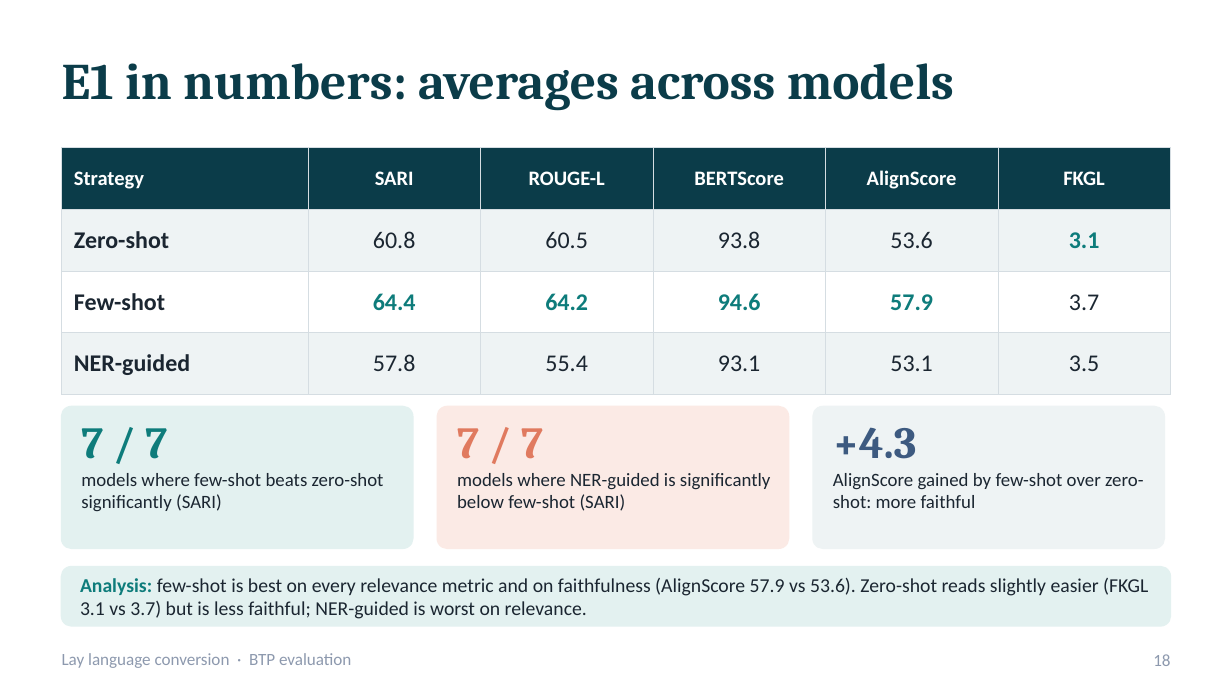
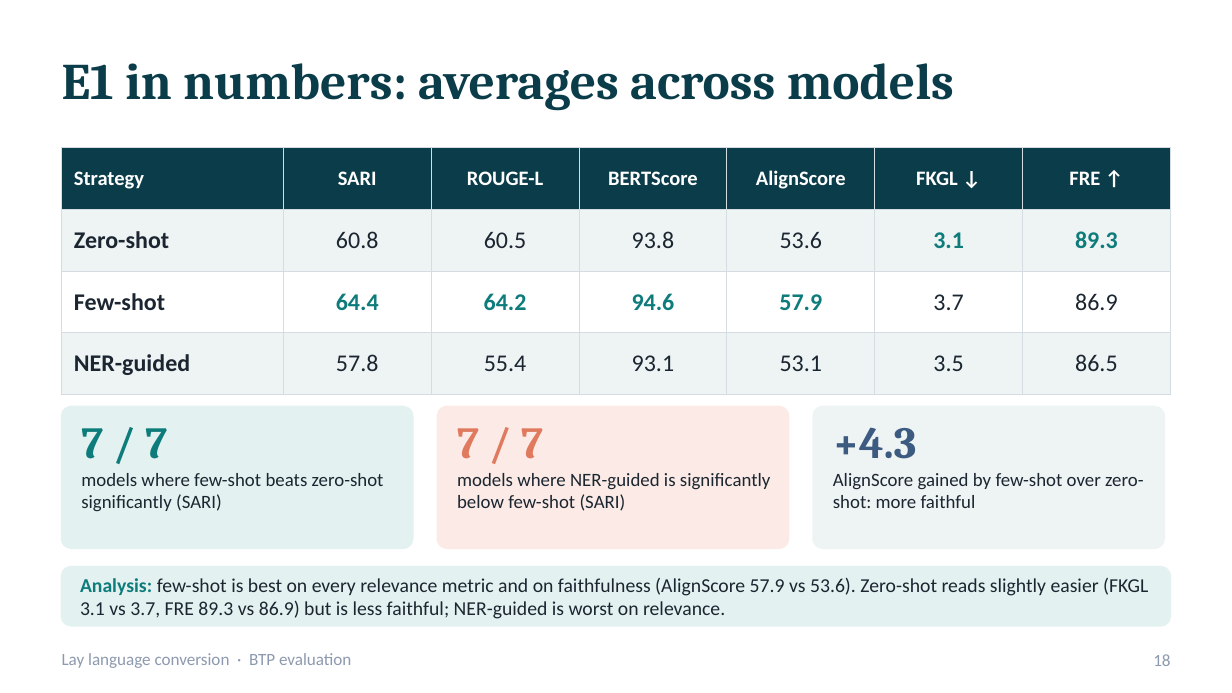
Before and after one commit to bibesgotthevibes/btp-Project, a slide deck: slide 18 of docs/BTP_Lay_Language_Conversion_Evaluation.pptx. Drawn at 1232x693 pixels with LibreOffice and Linux fonts; fonts in the diff are those of the drawing. Boxes give left, top, right and bottom in pixels: in the first picture for what was removed or moved away, otherwise in the second. Text is boxed around its words. In the diff, an @@ line names an element or a change of style, - is before the commit and + after.

```diff
--- a/docs/BTP_Lay_Language_Conversion_Evaluation.pptx
+++ b/docs/BTP_Lay_Language_Conversion_Evaluation.pptx
@@ table at (62,148,1170,379) @@
-column 6: FKGL | 3.1 | 3.7 | 3.5
+column 6: FKGL ↓ | 3.1 | 3.7 | 3.5
+column 7: FRE ↑ | 89.3 | 86.9 | 86.5
@@ text at (80,578,1148,619): text changed @@
-Analysis: few-shot is best on every relevance metric and on faithfulness (AlignScore 57.9 vs 53.6). Zero-shot reads slightly easier (FKGL 3.1 vs 3.7) but is less faithful; NER-guided is worst on relevance.
+Analysis: few-shot is best on every relevance metric and on faithfulness (AlignScore 57.9 vs 53.6). Zero-shot reads slightly easier (FKGL 3.1 vs 3.7, FRE 89.3 vs 86.9) but is less faithful; NER-guided is worst on relevance.
```
Also in this commit, not shown: 2 other slides changed, 2 other files.
